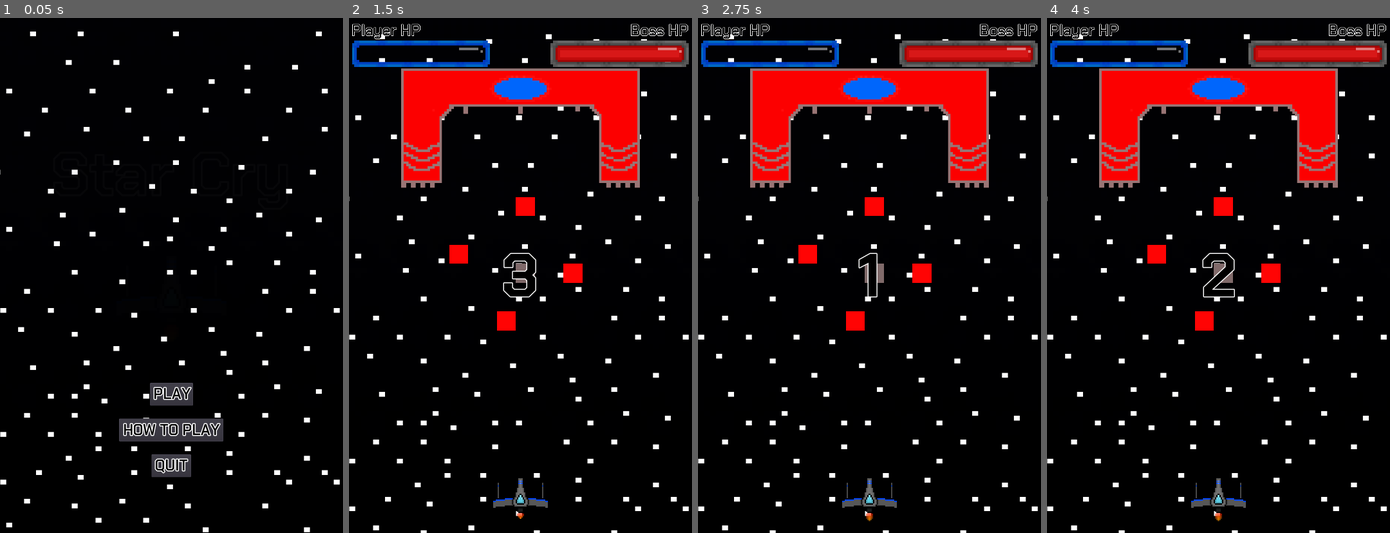
Above: before the commit, frames 1-4 (left to right).
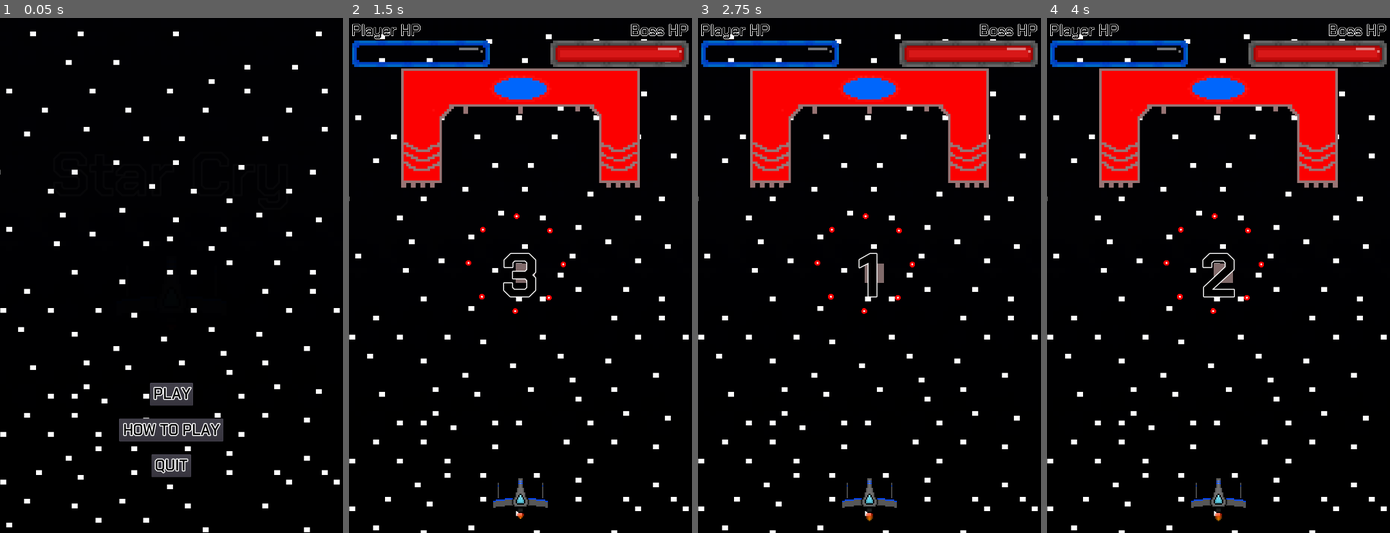
Above: after the commit, the same moments.

Repository: Cecilist/Final-BossFightBulletShooter
Game: Godot game, scene res://src/Menu/MainMenu.tscn
The game is run twice, just before and just after one commit, with the same random seed, the same clock (stepped at 60 frames per second) and the same inputs.
Inputs:
- Up to frame 1 (0.05 s): no input
- Up to frame 2 (1.5 s): click "PLAY" at 0.5 s; tap Enter (play_game) at 1.25, 1.35 s; hold D (move_right) from 1.28 s (still down)
- Up to frame 3 (2.75 s): tap Space (shoot) at 2, 2.1 s; release D (move_right) at 2.03 s; hold S (move_down) from 2.03 s (still down)
- Up to frame 4 (4 s): release S (move_down) at 2.78 s; hold D (move_right) 2.78-3.53 s; tap Tab (to_next_screen) at 2.85 s; tap Enter (play_game) at 3.5, 3.6 s; hold W (move_up) from 3.53 s (still down)

The runs differ from the first frame. In frame 2, 0.9% of the frame differs, in the area x 29-69%, y 34-61%; in frame 3, 0.9%; in frame 4, 0.9%.

Commit message:
Added round bullet sprites to cannon spinner

Diff:
--- a/project/CannonSpinner.gd
+++ b/project/src/Boss/Spinner/CannonSpinner.gd
@@ -1,6 +1,6 @@
 extends KinematicBody2D
 
-var _bullet = preload("res://src/Boss/SpinnerBullets.tscn")
+var _bullet = preload("res://src/Boss/Spinner/SpinnerBullets.tscn")
 onready var _shoot_timer = $Timer
 onready var rotater = $Rotater
 
--- a/project/CannonSpinner.tscn
+++ b/project/src/Boss/Spinner/CannonSpinner.tscn
@@ -1,12 +1,14 @@
 [gd_scene load_steps=3 format=2]
 
-[ext_resource path="res://CannonSpinner.gd" type="Script" id=1]
+[ext_resource path="res://src/Boss/Spinner/CannonSpinner.gd" type="Script" id=1]
 
 [sub_resource type="RectangleShape2D" id=1]
 extents = Vector2( 20.1688, 19.2364 )
 
 [node name="CannonSpinner" type="KinematicBody2D"]
 script = ExtResource( 1 )
+_rotation_speed = 200
+_cannons_count = 8
 
 [node name="ColorRect" type="ColorRect" parent="."]
 margin_right = 40.0
--- /dev/null
+++ b/project/src/Boss/Spinner/SpinnerBullets.tscn
@@ -0,0 +1,17 @@
+[gd_scene load_steps=4 format=2]
+
+[ext_resource path="res://src/Boss/Spinner/SpinnerBullets.gd" type="Script" id=1]
+[ext_resource path="res://src/Boss/Spinner/SpinnerBullet.png" type="Texture" id=2]
+
+[sub_resource type="CircleShape2D" id=1]
+radius = 5.55051
+
+[node name="SpinnerBullets" type="Area2D"]
+script = ExtResource( 1 )
+
+[node name="Sprite" type="Sprite" parent="."]
+texture = ExtResource( 2 )
+
+[node name="CollisionShape2D" type="CollisionShape2D" parent="."]
+position = Vector2( -0.480331, 1.37496 )
+shape = SubResource( 1 )
--- a/project/src/Boss/SpinnerBullets.tscn
+++ /dev/null
@@ -1,21 +0,0 @@
-[gd_scene load_steps=3 format=2]
-
-[ext_resource path="res://src/Boss/SpinnerBullets.gd" type="Script" id=1]
-
-[sub_resource type="RectangleShape2D" id=1]
-extents = Vector2( 19.6075, 19.2364 )
-
-[node name="SpinnerBullets" type="Area2D"]
-script = ExtResource( 1 )
-
-[node name="ColorRect" type="ColorRect" parent="."]
-margin_right = 40.0
-margin_bottom = 40.0
-color = Color( 1, 0.0156863, 0.0156863, 1 )
-__meta__ = {
-"_edit_use_anchors_": false
-}
-
-[node name="CollisionShape2D" type="CollisionShape2D" parent="."]
-position = Vector2( 20.2043, 20.7655 )
-shape = SubResource( 1 )
--- a/project/src/Level/Level.tscn
+++ b/project/src/Level/Level.tscn
@@ -6,7 +6,7 @@
 [ext_resource path="res://assets/fonts/Chakra_Petch/ChakraPetch-SemiBold.ttf" type="DynamicFontData" id=4]
 [ext_resource path="res://src/Level/Level.gd" type="Script" id=5]
 [ext_resource path="res://src/HUD/HUD.tscn" type="PackedScene" id=6]
-[ext_resource path="res://CannonSpinner.tscn" type="PackedScene" id=7]
+[ext_resource path="res://src/Boss/Spinner/CannonSpinner.tscn" type="PackedScene" id=7]
 
 [sub_resource type="SegmentShape2D" id=1]
 a = Vector2( 0, -126.227 )
--- a/project/src/Menu/MainMenu.tscn
+++ b/project/src/Menu/MainMenu.tscn
@@ -91,7 +91,6 @@
 scale = Vector2( 0.5, 0.5 )
 frames = SubResource( 2 )
 animation = "flying"
-frame = 2
 playing = true
 
 [node name="PlayButton" type="Button" parent="."]
Binary file added: project/src/Boss/Spinner/SpinnerBullet.png
Not shown, added: project/src/Boss/Spinner/SpinnerBullet.png.import
Renamed: project/src/Boss/SpinnerBullets.gd -> project/src/Boss/Spinner/SpinnerBullets.gd
